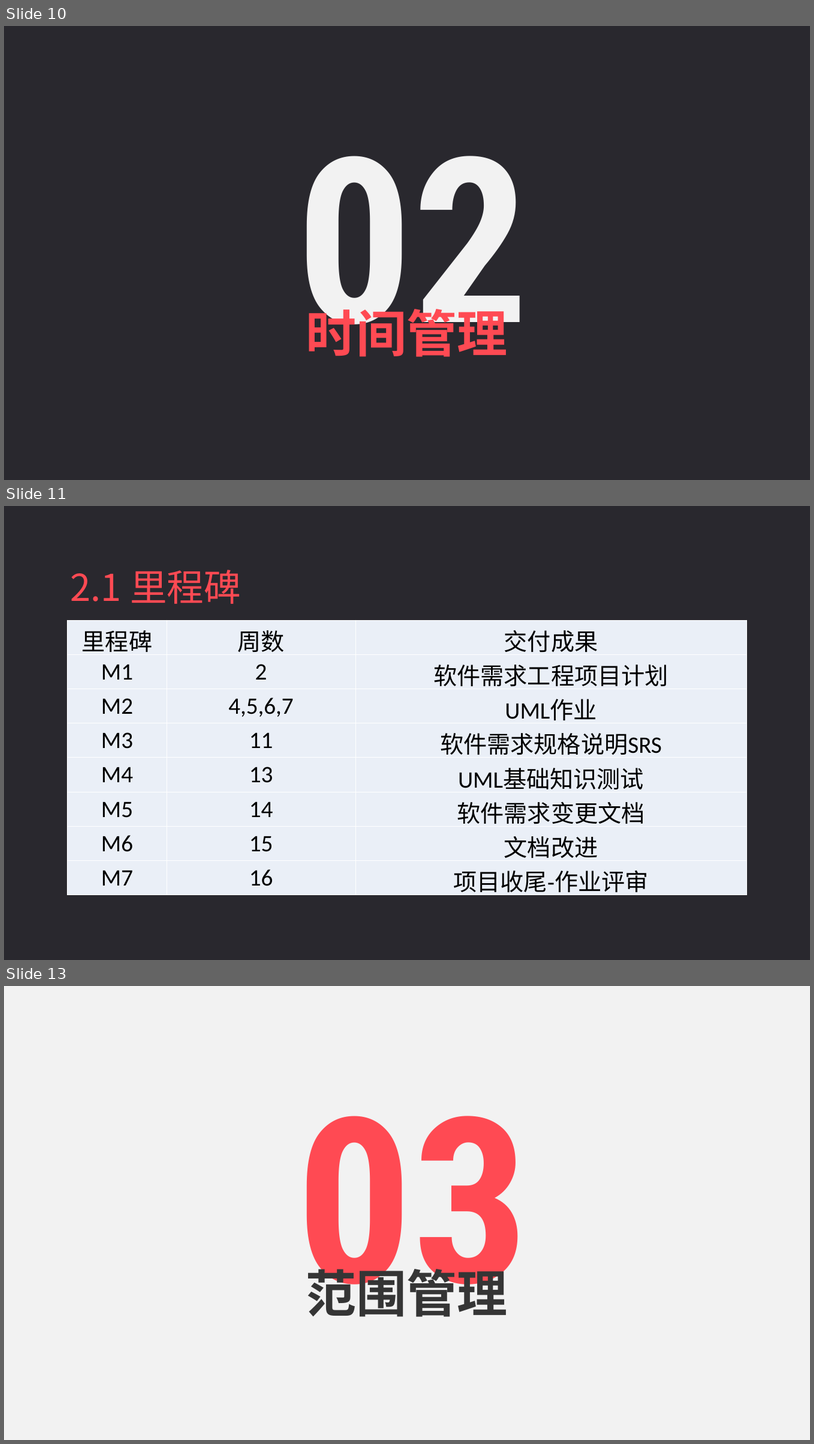
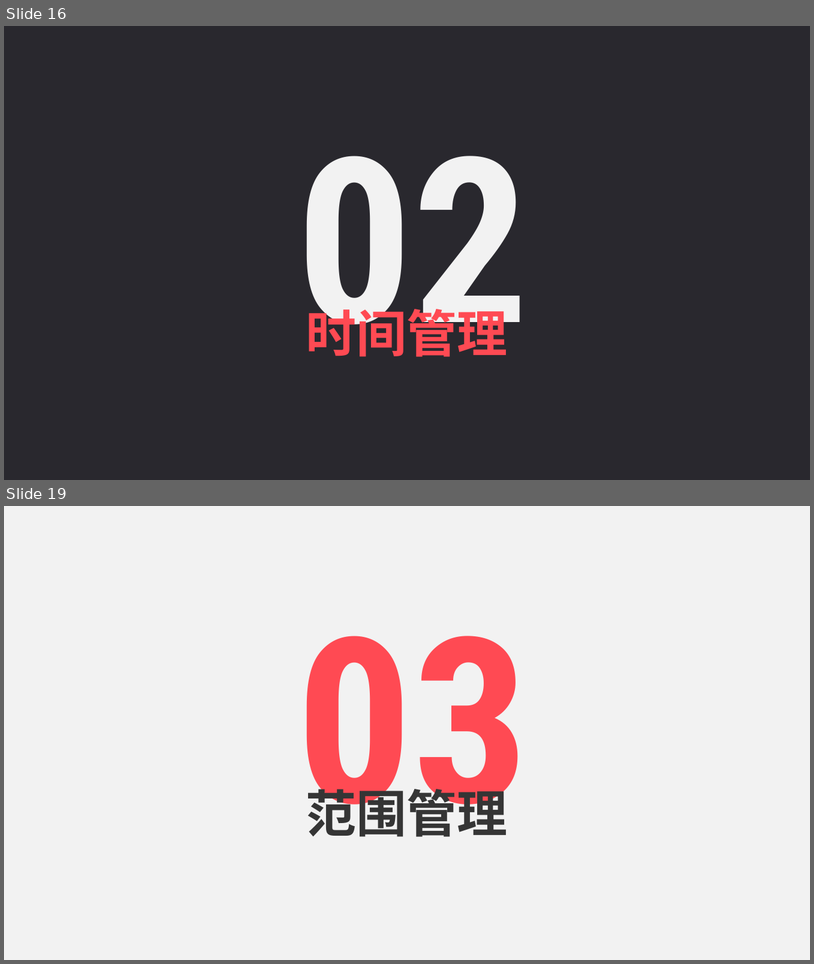
Before and after one commit to PRD2018-G09/Educational-Website, a slide deck: 受控文档/2.需求工程计划/PRD2018-G09-需求工程计划PPT.ppt. Shown one above the other, each under a label of ours: slides 10, 11 and 13 before the commit, slides 16 and 19 after it; the slides between them are not shown. The pictures are 814x1444 and 814x964 pixels, drawn with LibreOffice and Linux fonts; fonts in the diff are those of the drawing. Boxes give left, top, right and bottom in pixels: in the first picture for what was removed or moved away, otherwise in the second. Text is boxed around its words. In the diff, an @@ line names an element or a change of style, - is before the commit and + after.

Commit message:
修改文档

```diff
--- a/受控文档/2.需求工程计划/PRD2018-G09-需求工程计划PPT.ppt
+++ b/受控文档/2.需求工程计划/PRD2018-G09-需求工程计划PPT.ppt
@@ slide 11 removed at (4, 506, 810, 960), background #29282E @@
@@ text removed at (71, 570, 241, 604) @@
-2.1 里程碑
@@ table removed at (68, 619, 746, 899), 8 rows, 3 columns @@
-里程碑 | 周数 | 交付成果
-M1 | 2 | 软件需求工程项目计划
-M2 | 4,5,6,7 | UML作业
-M3 | 11 | 软件需求规格说明SRS
-M4 | 13 | UML基础知识测试
-M5 | 14 | 软件需求变更文档
-M6 | 15 | 文档改进
-M7 | 16 | 项目收尾-作业评审
@@ what was slide 10 is now slide 16 @@
@@ what was slide 13 is now slide 19 @@
```
Also in this commit, not shown: 7 slides changed, 18 slides added, 2 other slides removed, 13 other files.
